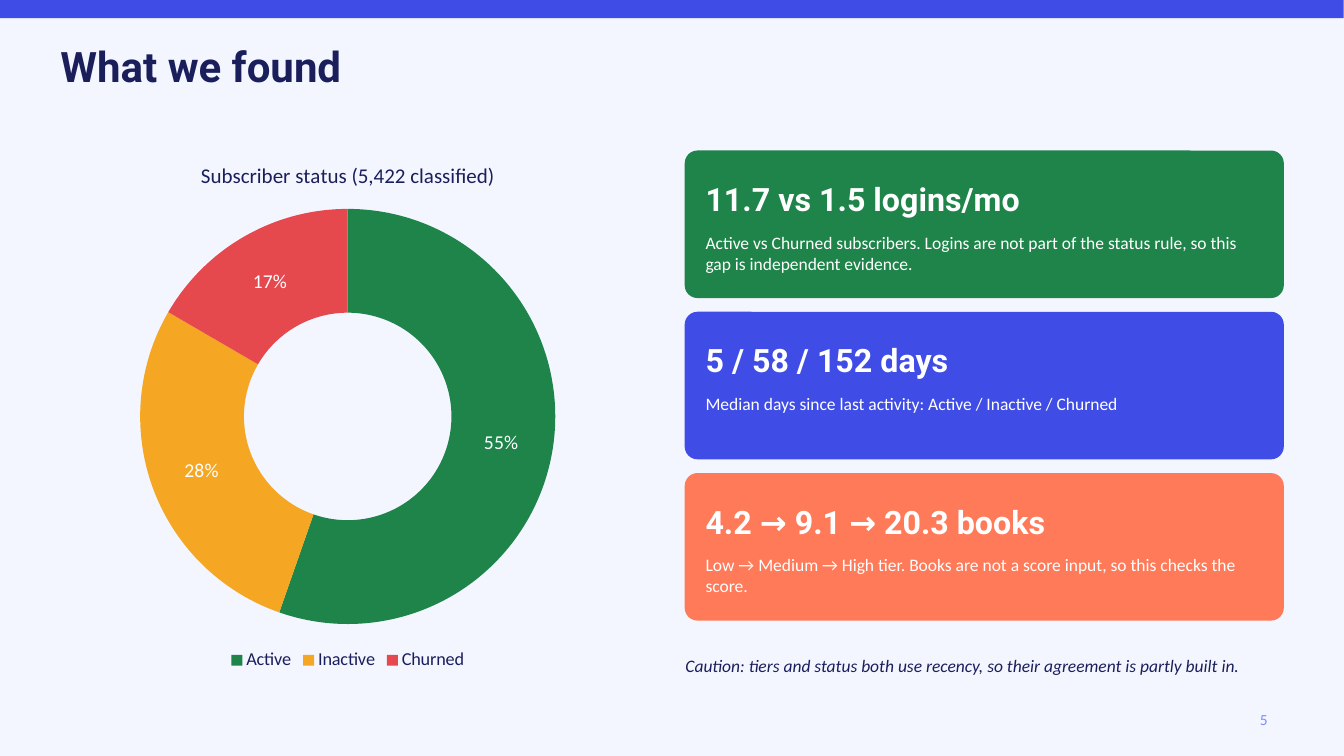
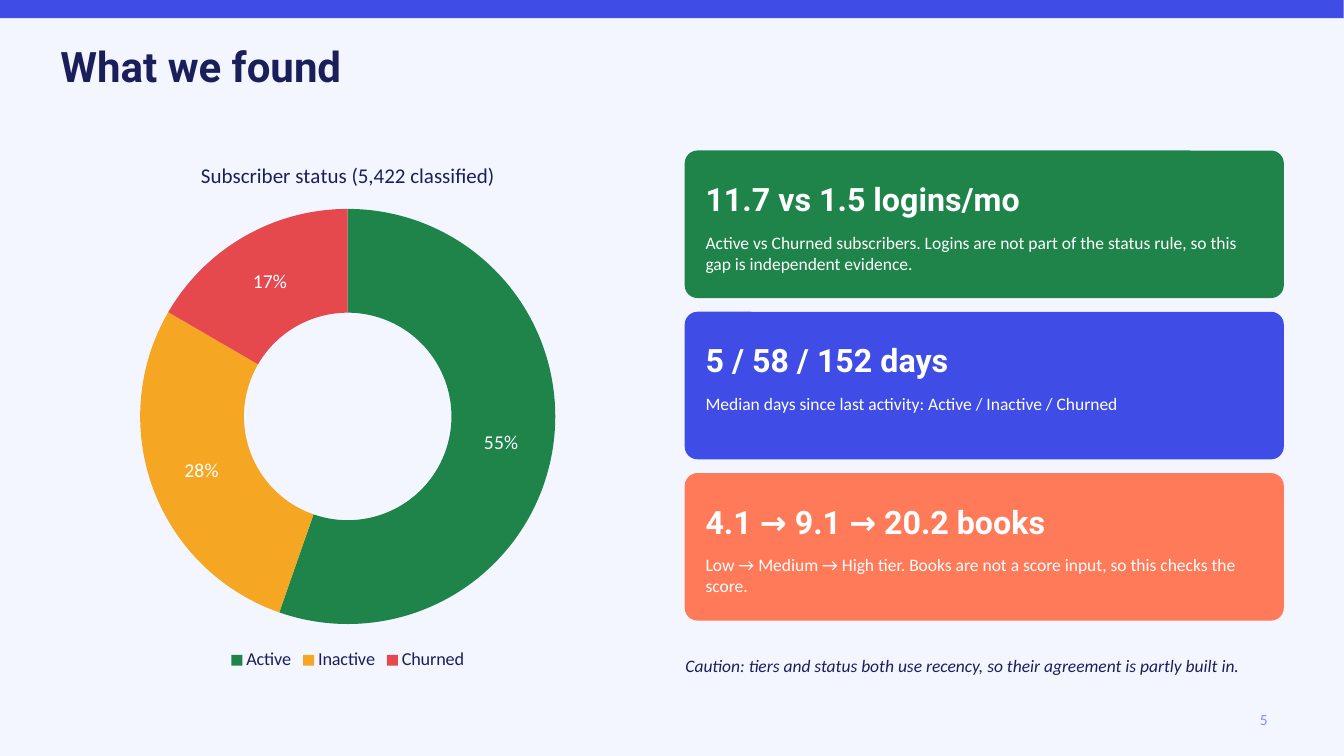
Before and after one commit to krishasatishk-dev/ebook-subscriber-dashboard, a slide deck: slide 5 of eBook_Subscriber_Insights_Review (2).pptx. Drawn at 1344x756 pixels with LibreOffice and Linux fonts; fonts in the diff are those of the drawing. Boxes give left, top, right and bottom in pixels: in the first picture for what was removed or moved away, otherwise in the second. Text is boxed around its words. In the diff, an @@ line names an element or a change of style, - is before the commit and + after.

```diff
--- a/eBook_Subscriber_Insights_Review (2).pptx
+++ b/eBook_Subscriber_Insights_Review (2).pptx
@@ text at (706,510,1045,535): text changed @@
-4.2 → 9.1 → 20.3 books
+4.1 → 9.1 → 20.2 books
```
Also in this commit, not shown: 1 other slide changed, 6 other files.
